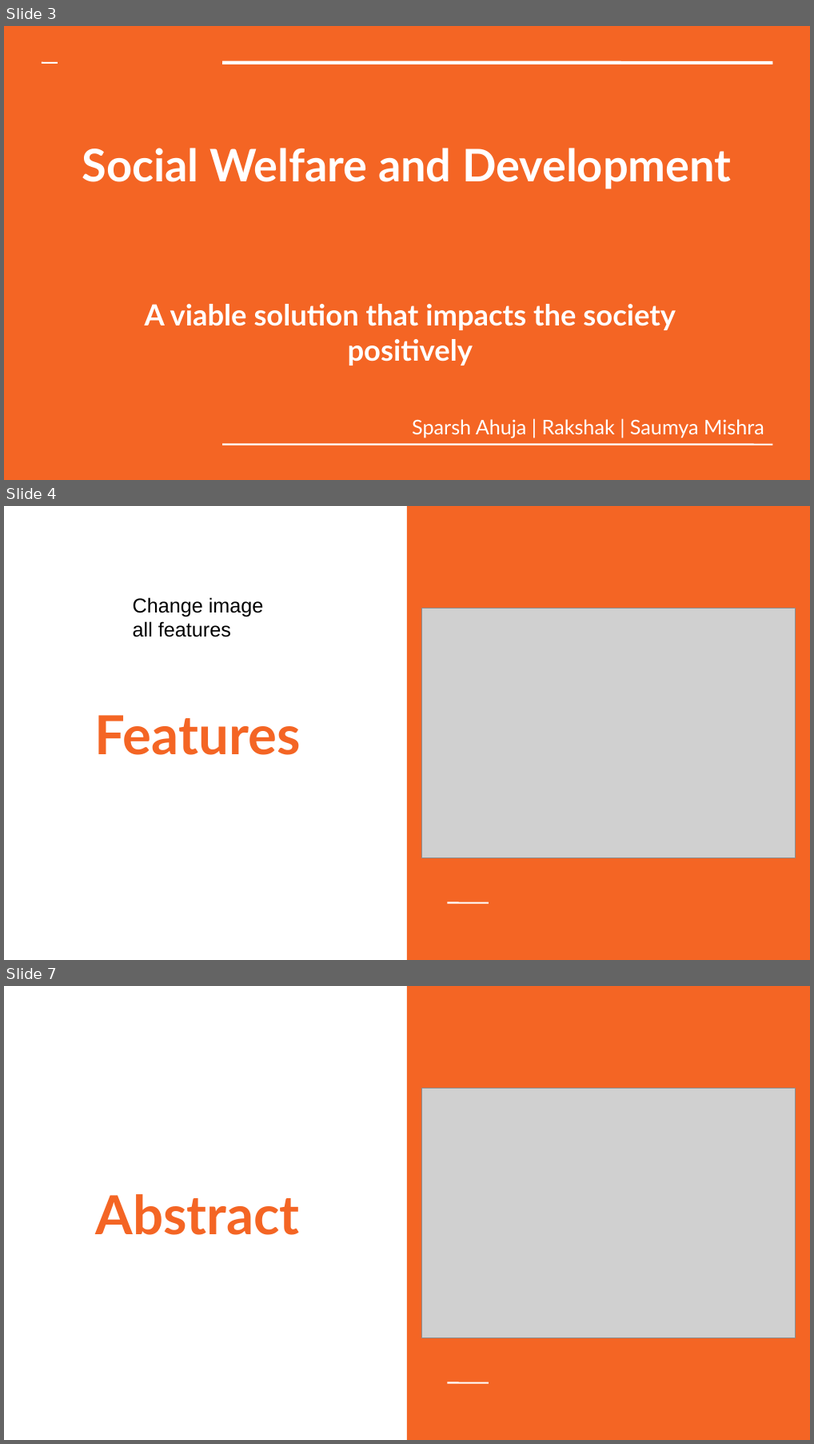
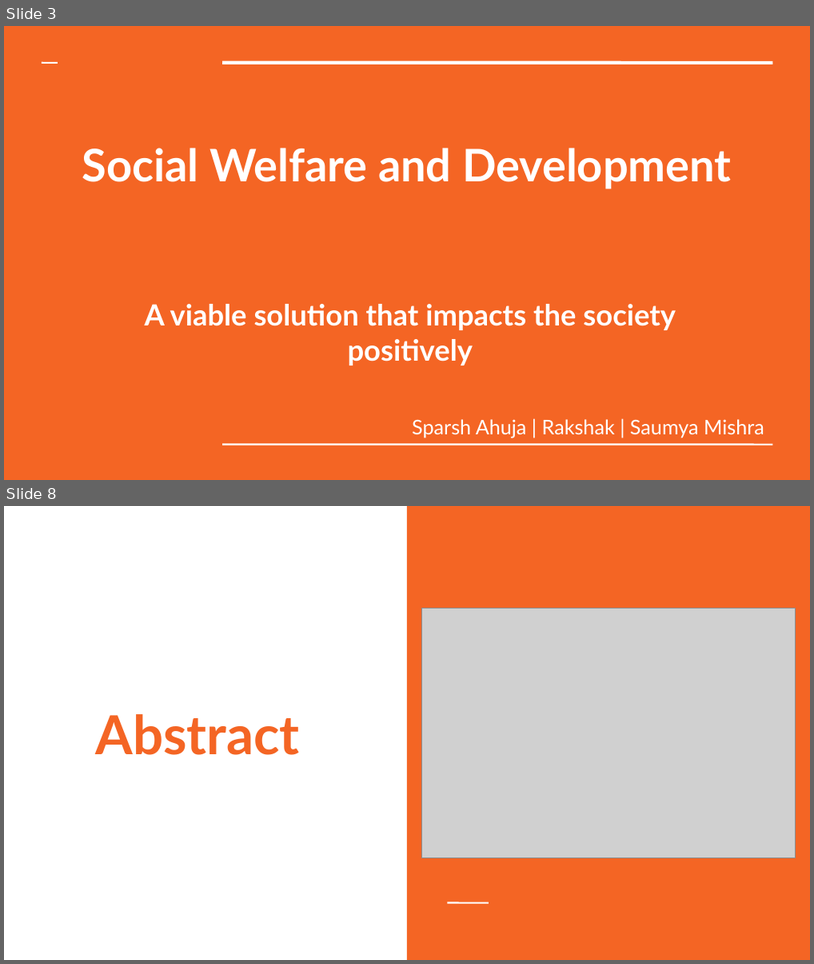
Before and after one commit to Saumya-Mishra9129/hackathon2019, a slide deck: Hackfest.odp. Shown one above the other, each under a label of ours: slides 3, 4 and 7 before the commit, slides 3 and 8 after it; the slides between them are not shown. The pictures are 814x1444 and 814x964 pixels, drawn with LibreOffice and Linux fonts; fonts in the diff are those of the drawing; grey boxes stand for pictures. Boxes give left, top, right and bottom in pixels: in the first picture for what was removed or moved away, otherwise in the second. Text is boxed around its words. In the diff, an @@ line names an element or a change of style, - is before the commit and + after.

```diff
--- a/Hackfest.odp
+++ b/Hackfest.odp
@@ slide 4 removed at box(4, 506, 810, 960), background #FFFFFF; not listed: 2 template elements that a slide beside it also shows @@
@@ text removed at box(133, 597, 264, 637) @@
-Change image all features
@@ picture removed at box(422, 608, 796, 857) @@
@@ title removed at box(95, 715, 301, 755) @@
-Features
@@ what was slide 7 is now slide 8 @@
```
Also in this commit, not shown: 6 slides changed, 3 slides added, 2 other slides removed, 4 other files.
